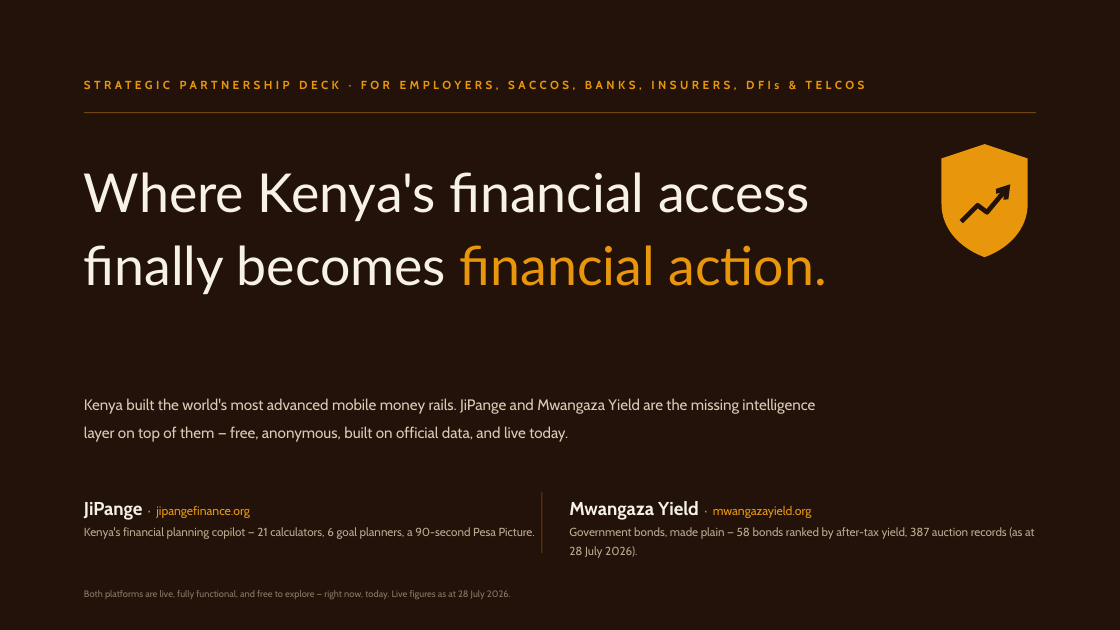
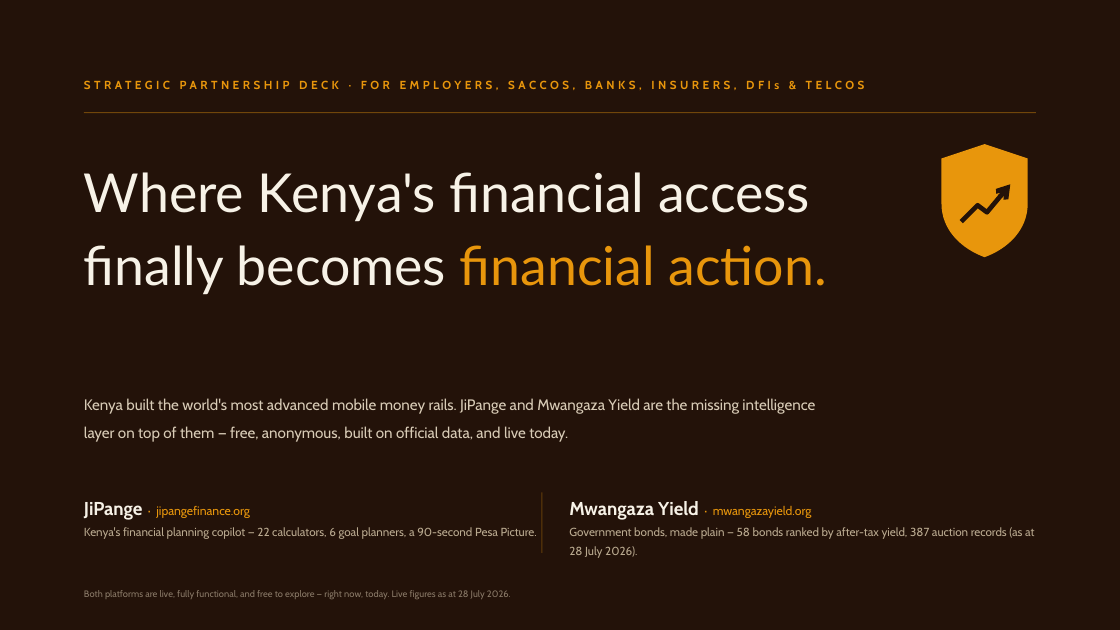
Before and after one commit to PapaDanico/JiPange, a slide deck: slide 1 of web/public/partners/jipange-mwangaza-partnership-deck.pptx. Drawn at 1120x630 pixels with LibreOffice and Linux fonts; fonts in the diff are those of the drawing. Boxes give left, top, right and bottom in pixels: in the first picture for what was removed or moved away, otherwise in the second. Text is boxed around its words. In the diff, an @@ line names an element or a change of style, - is before the commit and + after.

```diff
--- a/web/public/partners/jipange-mwangaza-partnership-deck.pptx
+++ b/web/public/partners/jipange-mwangaza-partnership-deck.pptx
@@ text at (x1=84, y1=527, x2=537, y2=539): text changed @@
-Kenya's financial planning copilot — 21 calculators, 6 goal planners, a 90-second Pesa Picture.
+Kenya's financial planning copilot — 22 calculators, 6 goal planners, a 90-second Pesa Picture.
```
Also in this commit, not shown: 5 other slides changed, 17 other files.
